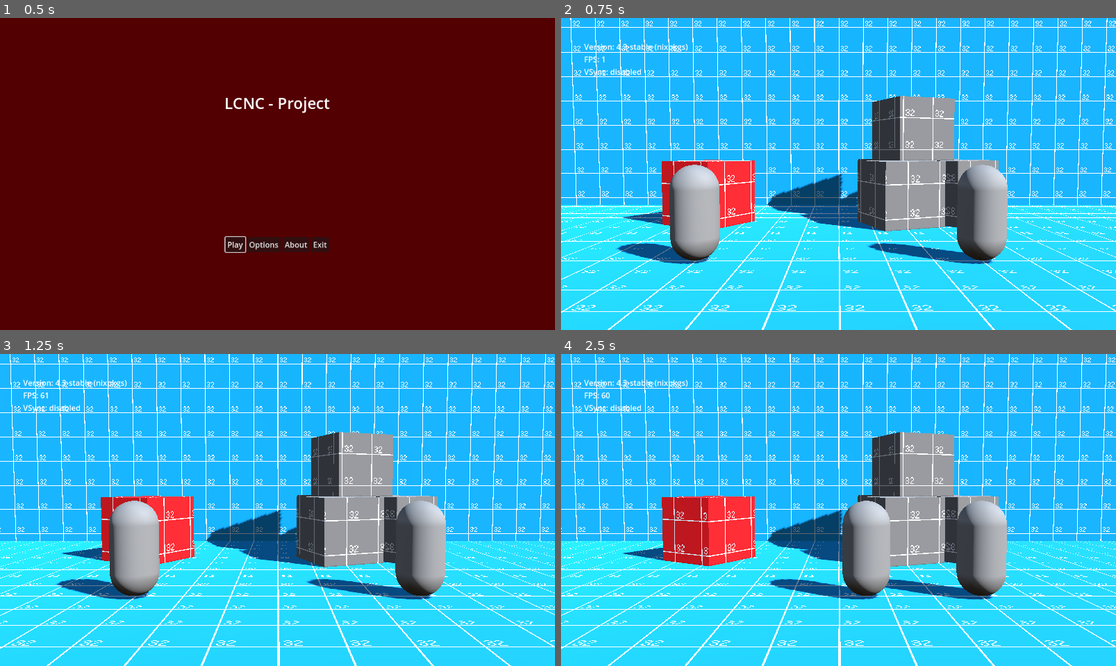
Above: before the commit, frames 1-4 (two rows, left to right).
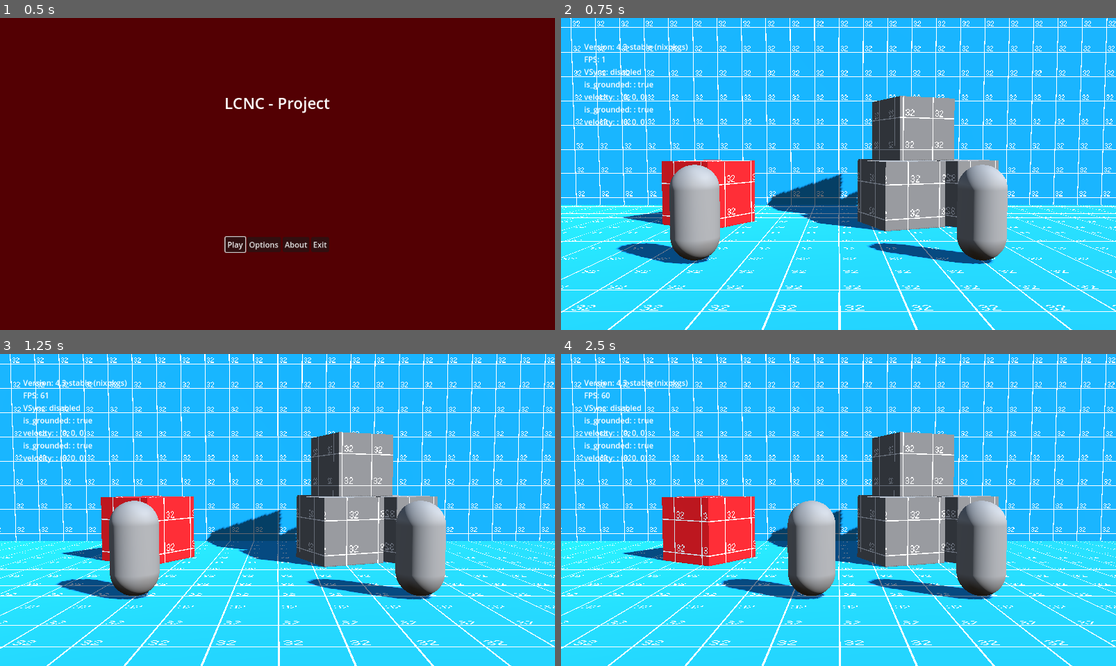
Above: after the commit, the same moments.

Repository: miklaskarjalainen/KioskKnockout
Game: Godot game, scene res://src/scenes/UI.tscn
The game is run twice, just before and just after one commit, with the same random seed, the same clock (stepped at 60 frames per second) and the same inputs.
Inputs (mouse positions are in pixels of both pictures, inside the frame that each line leads up to):
- Up to frame 1 (0.5 s): no input
- Up to frame 2 (0.75 s): click "Play" at 0.5 s
- Up to frame 3 (1.25 s): no input
- Up to frame 4 (2.5 s): tap Enter at 1.25 s; move the mouse to (960, 494) at 1.27 s; hold D (kb_right) 1.28-2 s; click (960, 494) at 1.42 s; tap Space (kb_jump) at 1.52 s; drag from (727, 525) to (810, 572) at 2.02 s

Frame 1 is identical in both runs. In frame 2, 1.2% of the frame differs, in the area x 0-100%, y 0-100%; in frame 3, 1.3%; in frame 4, 6.8%.

Commit message:
Player controller
- Added variable jump heights
- Added so that you cannot change directions mid air.

Diff:
--- a/src/actors/Player.tscn
+++ b/src/actors/Player.tscn
@@ -1,6 +1,7 @@
-[gd_scene load_steps=4 format=3 uid="uid://dp6sarh3doobm"]
+[gd_scene load_steps=5 format=3 uid="uid://dp6sarh3doobm"]
 
 [ext_resource type="Script" path="res://src/actors/player.gd" id="1_8625e"]
+[ext_resource type="Script" path="res://src/actors/PlayerController.gd" id="2_rcsg1"]
 
 [sub_resource type="CapsuleShape3D" id="CapsuleShape3D_rw8oh"]
 
@@ -16,3 +17,7 @@
 [node name="MeshInstance3D" type="MeshInstance3D" parent="."]
 transform = Transform3D(1, 0, 0, 0, 1, 0, 0, 0, 1, 0, 1.00816, 0)
 mesh = SubResource("CapsuleMesh_4rug2")
+
+[node name="PlayerController" type="Node" parent="." node_paths=PackedStringArray("player")]
+script = ExtResource("2_rcsg1")
+player = NodePath("..")
--- /dev/null
+++ b/src/actors/PlayerController.gd
@@ -0,0 +1,44 @@
+extends Node
+
+const GRAVITY := 52.0
+
+@export var player: Player = null
+
+@export var MoveSpeed: float = 3.4
+@export var JumpVelocity: float = 8.8
+@export var JumpHoldStr: float = 12.5
+
+func is_grounded() -> bool:
+	return player.is_on_floor()
+
+func _ground_movement(delta: float) -> void:
+	# Handle jump.
+	if Input.is_action_just_pressed(player.InputJump):
+		player.velocity.y = JumpVelocity
+
+	# Get the input direction and handle the movement/deceleration.
+	# As good practice, you should replace UI actions with custom gameplay actions.
+	var input_dir := Input.get_axis(player.InputLeft, player.InputRight)
+	var direction := (player.transform.basis * Vector3(input_dir, 0, 0)).normalized()
+	if direction:
+		player.velocity.x = direction.x * MoveSpeed
+		player.velocity.z = direction.z * MoveSpeed
+	else:
+		player.velocity.x = 0.0
+		player.velocity.z = 0.0
+
+func _air_movement(delta: float):
+	if Input.is_action_pressed(player.InputJump) and player.velocity.y > 5.0:
+		player.velocity.y += JumpHoldStr * delta
+
+func _physics_process(delta: float) -> void:
+	Debug.add_line("is_grounded: ", is_grounded())
+	Debug.add_line("velocity: ", player.velocity)
+
+	if is_grounded():
+		_ground_movement(delta)
+	else:
+		player.velocity.y -= GRAVITY * delta
+		_air_movement(delta)
+
+	player.move_and_slide()
--- a/src/actors/player.gd
+++ b/src/actors/player.gd
@@ -1,32 +1,8 @@
 extends CharacterBody3D
+class_name Player
 
 @export var InputLeft := "kb_left"
 @export var InputRight := "kb_right"
 @export var InputDown := "kb_down"
 @export var InputUp := "kb_up"
 @export var InputJump := "kb_jump"
-
-@export var Speed: float = 5.0
-@export var JumpVelocity: float = 4.5
-
-func _physics_process(delta: float) -> void:
-	# Add the gravity.
-	if not is_on_floor():
-		velocity += get_gravity() * delta
-
-	# Handle jump.
-	if Input.is_action_just_pressed(InputJump) and is_on_floor():
-		velocity.y = JumpVelocity
-
-	# Get the input direction and handle the movement/deceleration.
-	# As good practice, you should replace UI actions with custom gameplay actions.
-	var input_dir := Input.get_axis(InputLeft, InputRight)
-	var direction := (transform.basis * Vector3(input_dir, 0, 0)).normalized()
-	if direction:
-		velocity.x = direction.x * Speed
-		velocity.z = direction.z * Speed
-	else:
-		velocity.x = move_toward(velocity.x, 0, Speed)
-		velocity.z = move_toward(velocity.z, 0, Speed)
-
-	move_and_slide()
